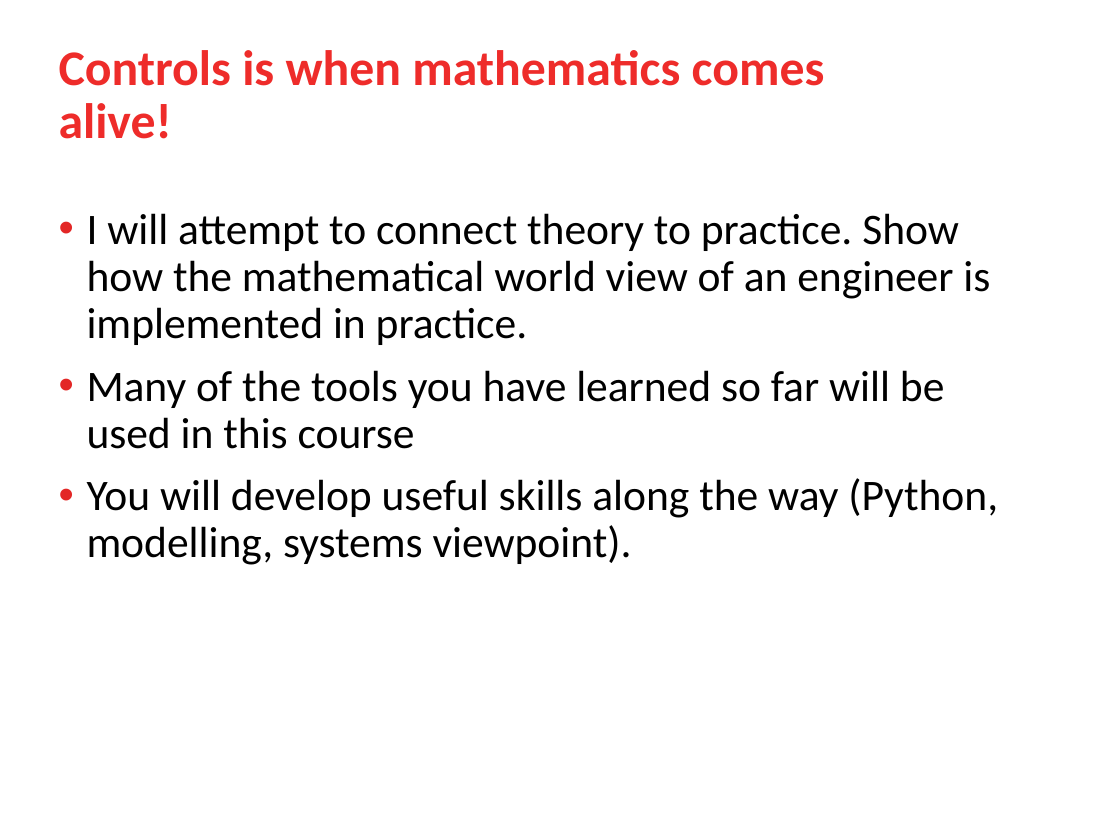
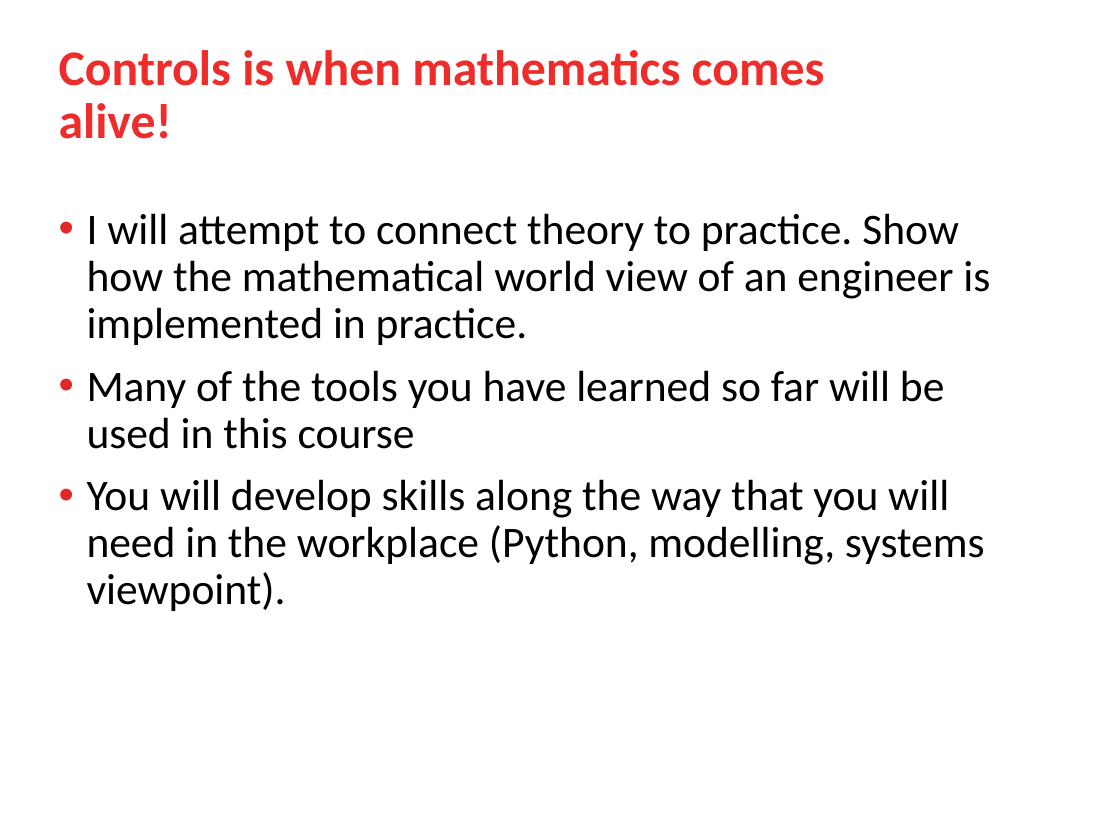
Before and after one commit to arneUofC/Lecture-1---Introduction, a slide deck: slide 3 of lecture 1 - introduction.pptx. Drawn at 1120x840 pixels with LibreOffice and Linux fonts; fonts in the diff are those of the drawing; background and template pictures are left out. Boxes give left, top, right and bottom in pixels: in the first picture for what was removed or moved away, otherwise in the second. Text is boxed around its words. In the diff, an @@ line names an element or a change of style, - is before the commit and + after.

Commit message:
updated slides

```diff
--- a/lecture 1 - introduction.pptx
+++ b/lecture 1 - introduction.pptx
@@ text at bbox=[87, 479, 985, 611]: text changed @@
-• You will develop useful skills along the way (Python, modelling, systems viewpoint).
+• You will develop skills along the way that you will need in the workplace (Python, modelling, systems viewpoint).
```
Also in this commit, not shown: 1 other slide changed, 1 slide added, 4 other files.
